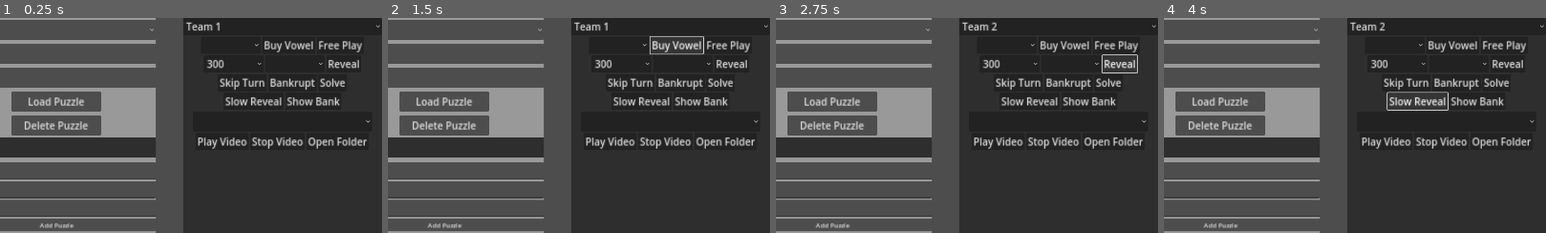
Above: before the commit, frames 1-4 (left to right).
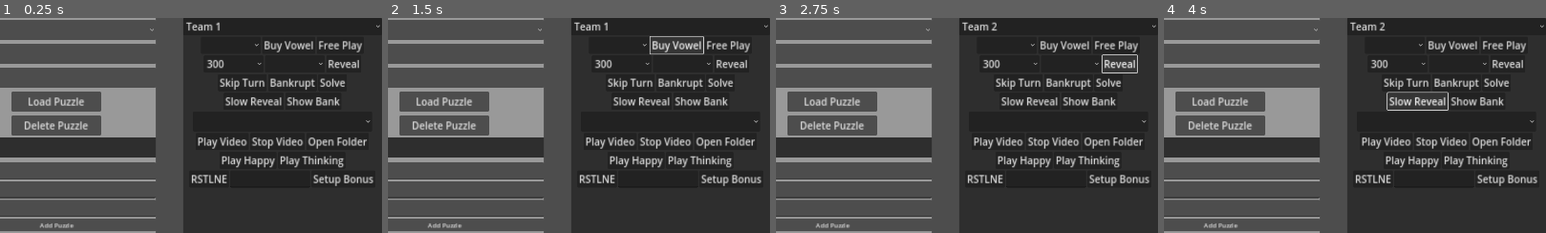
Above: after the commit, the same moments.

Repository: jlwilley/CustomFortuneWheel
Game: Godot game, scene res://scenes/main_display.tscn
Same seed, same stepped clock (60 frames per second), same inputs: the game is played once before the commit and once after it.
Inputs (mouse positions are % of the whole screen's width and height, from its top left):
- Up to frame 1 (0.25 s): no input
- Up to frame 2 (1.5 s): click (57, 36) at 0.52 s; type "12" at 0.6 s; click (57, 40) at 0.75 s; type "12" at 0.83 s; click (57, 44) at 0.98 s; type "12" at 1.07 s; click "Buy Vowel" at 1.25 s
- Up to frame 3 (2.75 s): click "Reveal" at 2 s
- Up to frame 4 (4 s): click "Slow Reveal" at 2.75 s; click "Stop Revealing" at 3.5 s
The pictures show only the part of the screen within x 50-100%, y 0-50%; the shares and areas given below are measured in that part.

The runs differ from the first frame. In frame 1, 1.3% of the frame differs, in the area x 50-98%, y 64-79%; in frame 2, 1.3%; in frame 3, 1.3%; in frame 4, 1.3%.

Commit message:
Music and Bonus

Diff:
--- a/scenes/control_panel.tscn
+++ b/scenes/control_panel.tscn
@@ -1014,6 +1014,44 @@
 tooltip_text = "Opens Folder for Saving Videos In"
 theme_override_font_sizes/font_size = 25
 text = "Open Folder"
+
+[node name="musicButtons" type="HBoxContainer" parent="CanvasLayer/Control/Panel/VBoxContainer"]
+layout_mode = 2
+alignment = 1
+
+[node name="playHappy" type="Button" parent="CanvasLayer/Control/Panel/VBoxContainer/musicButtons"]
+layout_mode = 2
+tooltip_text = "Plays a happy song for background music"
+theme_override_font_sizes/font_size = 25
+text = "Play Happy"
+
+[node name="playThinking" type="Button" parent="CanvasLayer/Control/Panel/VBoxContainer/musicButtons"]
+layout_mode = 2
+tooltip_text = "Plays a 30 second thinking song for a timer"
+theme_override_font_sizes/font_size = 25
+text = "Play Thinking"
+
+[node name="finalPuzzleButton" type="HBoxContainer" parent="CanvasLayer/Control/Panel/VBoxContainer"]
+layout_mode = 2
+alignment = 1
+
+[node name="rstlneButton" type="Button" parent="CanvasLayer/Control/Panel/VBoxContainer/finalPuzzleButton"]
+layout_mode = 2
+tooltip_text = "Adds the given letters RSTLNE to the Board"
+theme_override_font_sizes/font_size = 25
+text = "RSTLNE"
+
+[node name="LineEdit" type="LineEdit" parent="CanvasLayer/Control/Panel/VBoxContainer/finalPuzzleButton"]
+custom_minimum_size = Vector2(200, 0)
+layout_mode = 2
+tooltip_text = "Container for inputting bonus letters, typically 1 vowel, 3 consonants"
+theme_override_font_sizes/font_size = 25
+
+[node name="setupBonus" type="Button" parent="CanvasLayer/Control/Panel/VBoxContainer/finalPuzzleButton"]
+layout_mode = 2
+tooltip_text = "Plays a 30 second thinking song for a timer"
+theme_override_font_sizes/font_size = 25
+text = "Setup Bonus"
 
 [node name="puzzleControls" type="Panel" parent="CanvasLayer/Control"]
 custom_minimum_size = Vector2(500, 1080)
@@ -1164,6 +1202,10 @@
 [connection signal="pressed" from="CanvasLayer/Control/Panel/VBoxContainer/videoButtons/playVideo" to="." method="_on_play_video_pressed"]
 [connection signal="pressed" from="CanvasLayer/Control/Panel/VBoxContainer/videoButtons/stopVideo" to="." method="_on_stop_video_pressed"]
 [connection signal="pressed" from="CanvasLayer/Control/Panel/VBoxContainer/videoButtons/openFolder" to="." method="_on_open_folder_pressed"]
+[connection signal="pressed" from="CanvasLayer/Control/Panel/VBoxContainer/musicButtons/playHappy" to="." method="_on_play_happy_pressed"]
+[connection signal="pressed" from="CanvasLayer/Control/Panel/VBoxContainer/musicButtons/playThinking" to="." method="_on_play_thinking_pressed"]
+[connection signal="pressed" from="CanvasLayer/Control/Panel/VBoxContainer/finalPuzzleButton/rstlneButton" to="." method="_on_rstlne_button_pressed"]
+[connection signal="pressed" from="CanvasLayer/Control/Panel/VBoxContainer/finalPuzzleButton/setupBonus" to="." method="_on_setup_bonus_pressed"]
 [connection signal="item_selected" from="CanvasLayer/Control/puzzleControls/VBoxContainer/managePuzzleBox/VBoxContainer/puzzleSelector" to="." method="_on_puzzle_selector_item_selected"]
 [connection signal="pressed" from="CanvasLayer/Control/puzzleControls/VBoxContainer/managePuzzleBox/VBoxContainer/HBoxContainer2/loadPuzzleButton" to="." method="_on_load_puzzle_button_pressed"]
 [connection signal="pressed" from="CanvasLayer/Control/puzzleControls/VBoxContainer/managePuzzleBox/VBoxContainer/HBoxContainer/deletePuzzleButton" to="." method="_on_delete_puzzle_button_pressed"]
--- a/scripts/Puzzleboard.gd
+++ b/scripts/Puzzleboard.gd
@@ -82,14 +82,15 @@
 	print("revealing")
 
 #reveals the specified character on the board and returns the number of that character that was on board
-func reveal(character):
+func reveal(character, audio):
 	var charCount = 0
 	for row in board:
 		for col in row:
 			#checks if the entry has been revealed and if the value matches the specified one
 			if col.revealed == false && col.value != null && col.value == character.capitalize():
 				col.display.add_theme_stylebox_override("panel", correctBoxTheme)
-				ding_player.play()
+				if audio:
+					ding_player.play()
 				await get_tree().create_timer(.4).timeout
 				col.reveal()
 				col.display.add_theme_stylebox_override("panel", letterBoxTheme)
@@ -98,7 +99,8 @@
 
 	#If there was no value play the incorrect sound effect
 	if charCount == 0:
-		incorrect_player.play()
+		if audio:
+			incorrect_player.play()
 	return charCount
 
 #format the given string to the board by updating entries
@@ -154,11 +156,11 @@
 			for c in word:
 				if(rowCount in [0,3]):
 					board[rowCount][charCount].value = c.capitalize()
-					if(c.capitalize() in ",.'!?"):
+					if(c.capitalize() in ",.'!?&*/%"):
 						board[rowCount][charCount].reveal()
 				else:
 					board[rowCount][charCount + 1].value = c.capitalize()
-					if(c.capitalize() in ",.'!?"):
+					if(c.capitalize() in ",.'!?&*/%"):
 						board[rowCount][charCount + 1].reveal()
 				charCount += 1
 			charCount +=1
--- a/scripts/control_panel.gd
+++ b/scripts/control_panel.gd
@@ -30,10 +30,18 @@
 var isRevealing = false
 #if the display is currently showing bank values
 var isShowingBank = false
+#if the happy song is playing
+var isPlayingHappy = false
+#if the thinking song is playing
+var isPlayingThinking = false
 #reference to the option box that displays videos
 @onready var videoOption = get_node("CanvasLayer/Control/Panel/VBoxContainer/videoOptionRow/videoOption")
-
-
+#audio player for thinking song
+@onready var thinking_song_player = AudioStreamPlayer.new()
+@onready var tension_song_player = AudioStreamPlayer.new()
+@onready var happy_song_player = AudioStreamPlayer.new()
+@onready var playHappyButton = get_node("CanvasLayer/Control/Panel/VBoxContainer/musicButtons/playHappy")
+@onready var playThinkingButton = get_node("CanvasLayer/Control/Panel/VBoxContainer/musicButtons/playThinking")
 #class that contains puzzles
 #puzzles have a clue, solution, and reward
 class puzzle:
@@ -62,8 +70,19 @@
 	print("Exit Called Saving")
 	save_puzzles()
 
+
+func setup_audio():
+	thinking_song_player.stream = preload("res://music/thinkingSong.wav")
+	add_child(thinking_song_player)
+	thinking_song_player.finished.connect(_on_thinking_finished)
+	happy_song_player.stream = preload("res://music/happySong.wav")
+	add_child(happy_song_player)
+	tension_song_player.stream = preload("res://music/tensionSong.wav")
+	add_child(tension_song_player)
+
 # Called when the node enters the scene tree for the first time.
 func _ready():
+	setup_audio()
 	#setup randomizer
 	randomize()
 	#initalize variables
@@ -183,10 +202,10 @@
 #load puzzle from specified index
 func load_puzzle(idx):
 	if(idx != -1):
-		var p = puzzles[idx]
-		main_display.setup(p.clue, p.solution)
-		currentReward = p.reward
-		setup_letters()
+			var p = puzzles[idx]
+			main_display.setup(p.clue, p.solution)
+			currentReward = p.reward
+			setup_letters()
 	else:
 		print("cannot load puzzle")
 
@@ -249,7 +268,7 @@
 func _on_buy_vowel_button_pressed():
 	var vowelBox = get_node("CanvasLayer/Control/Panel/VBoxContainer/vowelContainer/vowelOption")
 	if main_display.getScore(teamBox.get_selected_id()) >= vowelCost:
-		main_display.reveal(vowelBox.get_item_text(vowelBox.selected))
+		main_display.reveal(vowelBox.get_item_text(vowelBox.selected), true)
 		vowelBox.remove_item(vowelBox.selected)
 		main_display.addPoints(teamBox.get_selected_id(), -250)
 	else:
@@ -258,7 +277,7 @@
 #reveal vowel that is selected
 func _on_free_play_button_pressed():
 	var vowelBox = get_node("CanvasLayer/Control/Panel/VBoxContainer/vowelContainer/vowelOption")
-	main_display.reveal(vowelBox.get_item_text(vowelBox.selected))
+	main_display.reveal(vowelBox.get_item_text(vowelBox.selected),true)
 	vowelBox.remove_item(vowelBox.selected)
 
 #updates team 1 name
@@ -345,7 +364,7 @@
 #reveals consonants and calculates how many points it was worth for selected team
 func _on_reveal_consonant_pressed():
 	var consonantBox = get_node("CanvasLayer/Control/Panel/VBoxContainer/consonantContainer/ConsonantOption")
-	var letter_count = await main_display.reveal(consonantBox.get_item_text(consonantBox.selected))
+	var letter_count = await main_display.reveal(consonantBox.get_item_text(consonantBox.selected),true)
 	if(letter_count == 0):
 		next_team()
 	else:
@@ -356,9 +375,17 @@
 func _on_slow_reveal_pressed():
 	var slowRevealButton = get_node("CanvasLayer/Control/Panel/VBoxContainer/toggleButtons/slowReveal")
 	if isRevealing:
+		tension_song_player.stop()
 		isRevealing = false
 		slowRevealButton.text = "Slow Reveal"
 	else:
+		isPlayingThinking = false
+		playThinkingButton.text = "Play Thinking"
+		thinking_song_player.stop()
+		isPlayingHappy = false
+		playHappyButton.text = "Play Happy"
+		happy_song_player.stop()
+		tension_song_player.play()
 		isRevealing = true
 		slowRevealButton.text = "Stop Revealing"
 		slowReveal()
@@ -376,13 +403,13 @@
 			return
 		var random_index = randi() % totalCount
 		if random_index < consonantCount:
-			await main_display.reveal(consonantBox.get_item_text(random_index))
+			await main_display.reveal(consonantBox.get_item_text(random_index),false)
 			consonantBox.remove_item(random_index)
 		else:
 			var adjustedIndex = random_index - consonantCount
-			await main_display.reveal(vowelBox.get_item_text(adjustedIndex))
+			await main_display.reveal(vowelBox.get_item_text(adjustedIndex),false)
 			vowelBox.remove_item(adjustedIndex)
-		await get_tree().create_timer(1.0).timeout
+		await get_tree().create_timer(.75).timeout
 
 #toggles between showing and hiding bank
 func _on_toggle_bank_pressed():
@@ -412,3 +439,50 @@
 func _on_open_folder_pressed():
 	var absolute_path = ProjectSettings.globalize_path(video_folder)
 	OS.shell_open(absolute_path)
+
+#happy song player
+func _on_play_happy_pressed():
+	if isPlayingHappy:
+
+		isPlayingHappy = false
+		playHappyButton.text = "Play Happy"
+		happy_song_player.stop()
+	else:
+		isPlayingThinking = false
+		playThinkingButton.text = "Play Thinking"
+		thinking_song_player.stop()
+		isPlayingHappy = true
+		playHappyButton.text = "Stop Happy"
+		happy_song_player.play()
+
+#if thinking player finished on its own update button
+func _on_thinking_finished():
+	isPlayingThinking = false
+	playThinkingButton.text = "Play Thinking"
+
+func _on_play_thinking_pressed():
+	if isPlayingThinking:
+		isPlayingThinking = false
+		playThinkingButton.text = "Play Thinking"
+		thinking_song_player.stop()
+	else:
+		isPlayingHappy = false
+		playHappyButton.text = "Play Happy"
+		happy_song_player.stop()
+		isPlayingThinking = true
+		playThinkingButton.text = "Stop Thinking"
+		thinking_song_player.play()
+
+#setups bonus round with player letters
+func _on_setup_bonus_pressed():
+	var newLetters = get_node("CanvasLayer/Control/Panel/VBoxContainer/finalPuzzleButton/LineEdit").text
+	for c in newLetters:
+		await get_tree().create_timer(.6).timeout
+		await main_display.reveal(c, true)
+
+#sets up bonus round with rstlne
+func _on_rstlne_button_pressed():
+	var newLetters = "rstlne"
+	for c in newLetters:
+		await get_tree().create_timer(.6).timeout
+		await main_display.reveal(c, true)
--- a/scripts/main_display.gd
+++ b/scripts/main_display.gd
@@ -104,14 +104,14 @@
 	puzzleBoard.resetBoard()
 
 #reveals the specified letter on the puzzle board
-func reveal(letter):
+func reveal(letter, audio):
 	for con in get_node("CanvasLayer/BoardControl/Consonants/HBoxContainer").get_children():
 		if(con.text.capitalize() == letter.capitalize()):
 			con.set("theme_override_colors/font_color", Color(1,0,0))
 	for vow in get_node("CanvasLayer/BoardControl/Vowel Panel/HBoxContainer").get_children():
 		if(vow.text.capitalize() == letter.capitalize()):
 			vow.set("theme_override_colors/font_color", Color(1,0,0))
-	return await puzzleBoard.reveal(letter)
+	return await puzzleBoard.reveal(letter, audio)
 
 #refreshes the scoreboard with the most up to date values
 func refreshScore():
@@ -192,16 +192,23 @@
 	team3Score = 0
 	refreshScore()
 
+
+var tempScore1 = 0
+var tempScore2 = 0
+var tempScore3 = 0
+
 #hides the current bank values for each team
 func hideBank():
-	team1Score = 0
-	team2Score = 0
-	team3Score = 0
+	team1Score = tempScore1
+	team2Score = tempScore2
+	team3Score = tempScore3
 	refreshScore()
 
 #shows the current bank values for each team
 func showBank():
-	bank()
+	tempScore1 = team1Score
+	tempScore2 = team2Score
+	tempScore3 = team3Score
 	team1Score = team1Bank
 	team2Score = team2Bank
 	team3Score = team3Bank
Not shown, added: music/happySong.wav.import
Not shown, added: music/tensionSong.wav.import
Not shown, added: music/thinkingSong.wav.import
Not shown, added: music/happySong.wav
Not shown, added: music/tensionSong.wav
Not shown, added: music/thinkingSong.wav
Not shown, changed: sounds/PuzzleSetup.ogg
